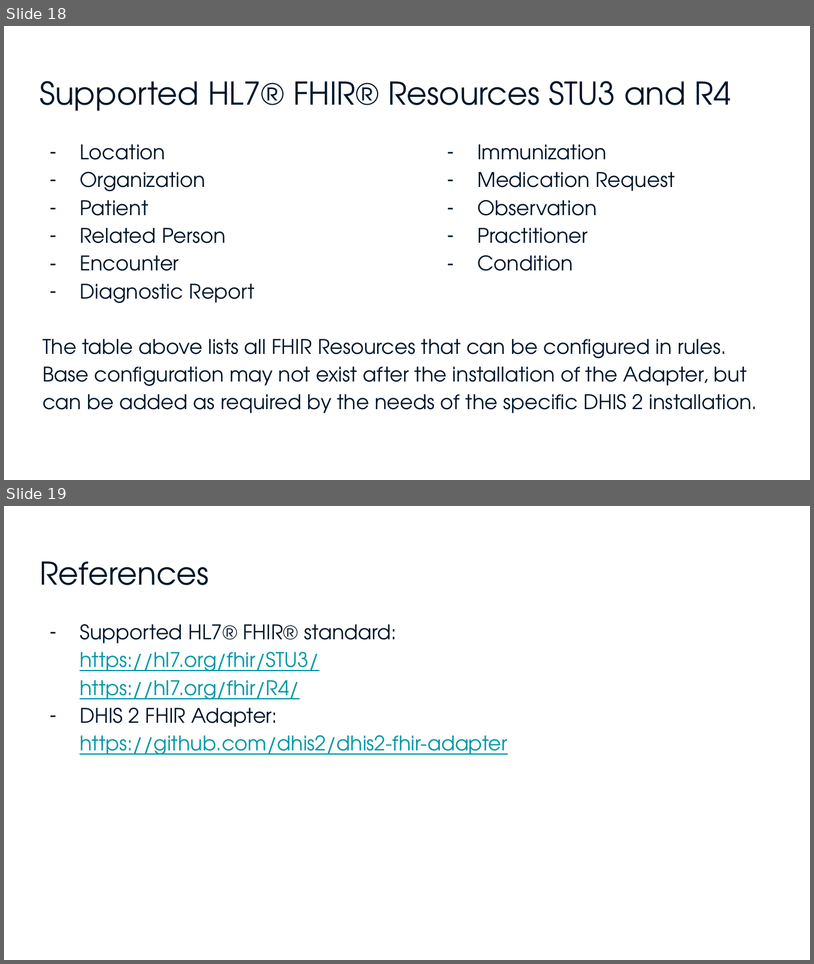
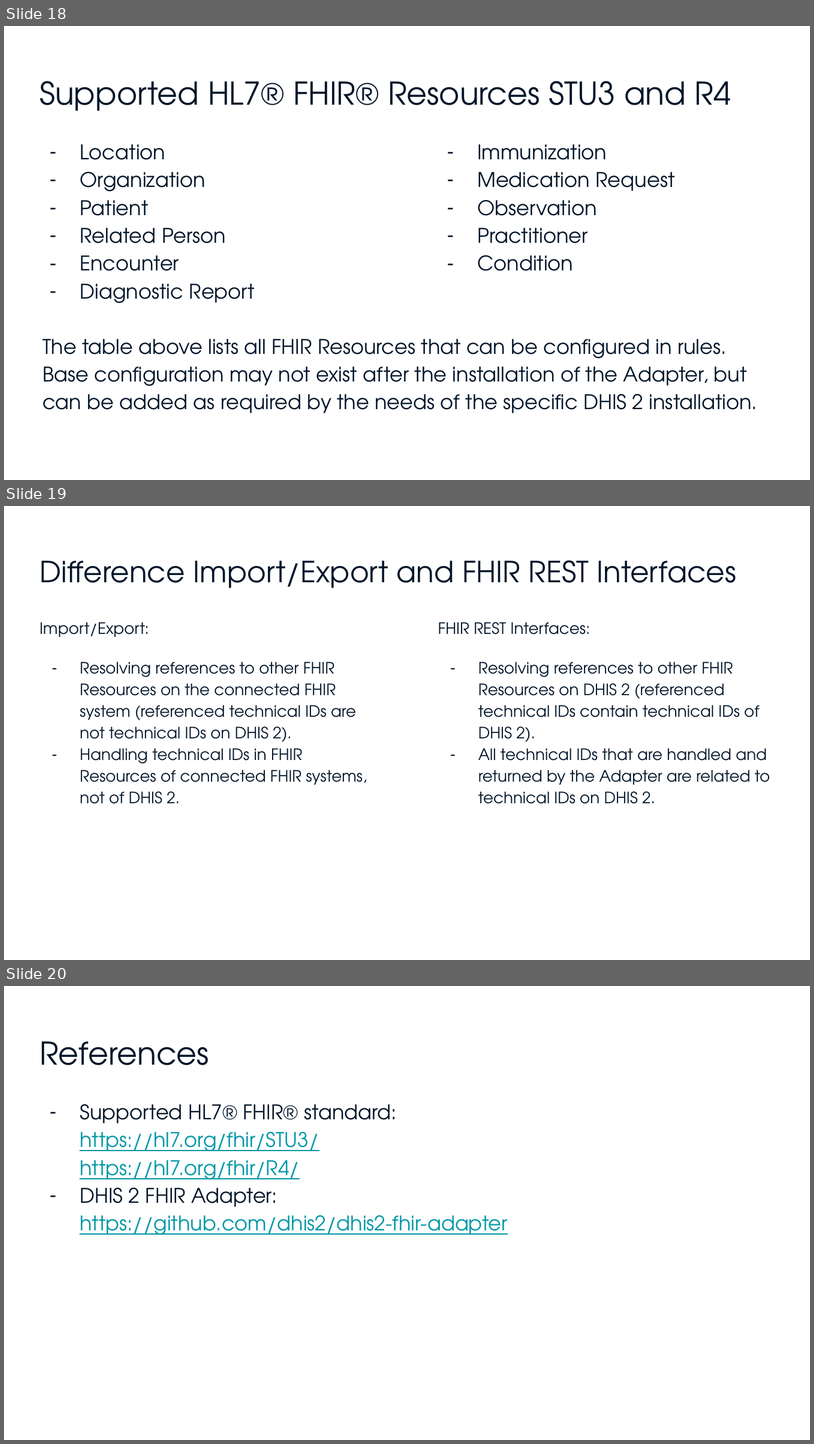
Before and after one commit to dhis2/dhis2-fhir-adapter, a slide deck: docs/DHIS_2_FHIR_Adapter_-_An_Overview.pptx. Shown one above the other, each under a label of ours: slides 18 and 19 before the commit, slides 18, 19 and 20 after it. The pictures are 814x964 and 814x1444 pixels, drawn with LibreOffice and Linux fonts; fonts in the diff are those of the drawing; background and template pictures are left out. Boxes give left, top, right and bottom in pixels: in the first picture for what was removed or moved away, otherwise in the second. Text is boxed around its words. In the diff, an @@ line names an element or a change of style, - is before the commit and + after.

Commit message:
Highlighted the difference between Import/Export and FHIR REST.

```diff
--- a/docs/DHIS_2_FHIR_Adapter_-_An_Overview.pptx
+++ b/docs/DHIS_2_FHIR_Adapter_-_An_Overview.pptx
@@ slide 19 added at (4,506,810,960), background #FFFFFF @@
@@ title added at (39,560,737,588), 26 pt, text #011529 @@
+Difference Import/Export and FHIR REST Interfaces
@@ text added at (39,622,368,804), 14 pt, text #011529 @@
+Import/Export:
+– Resolving references to other FHIR Resources on the connected FHIR system (referenced technical IDs are not technical IDs on DHIS 2).
+– Handling technical IDs in FHIR Resources of connected FHIR systems, not of DHIS 2.
@@ text added at (438,622,770,804), 14 pt, text #011529 @@
+FHIR REST Interfaces:
+– Resolving references to other FHIR Resources on DHIS 2 (referenced technical IDs contain technical IDs of DHIS 2).
+– All technical IDs that are handled and returned by the Adapter are related to technical IDs on DHIS 2.
@@ what was slide 19 is now slide 20 @@
```
Also in this commit, not shown: 1 slide changed.
